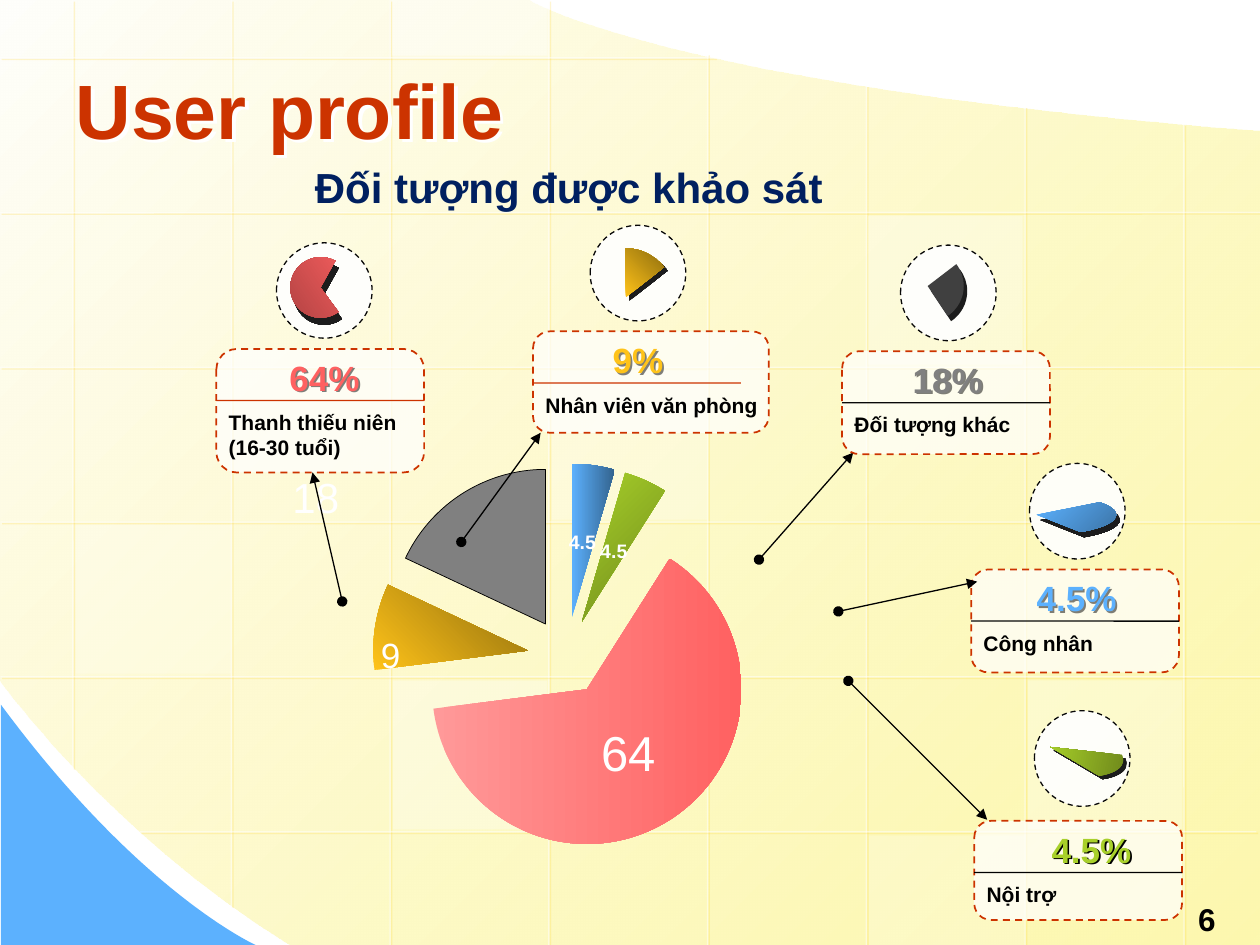
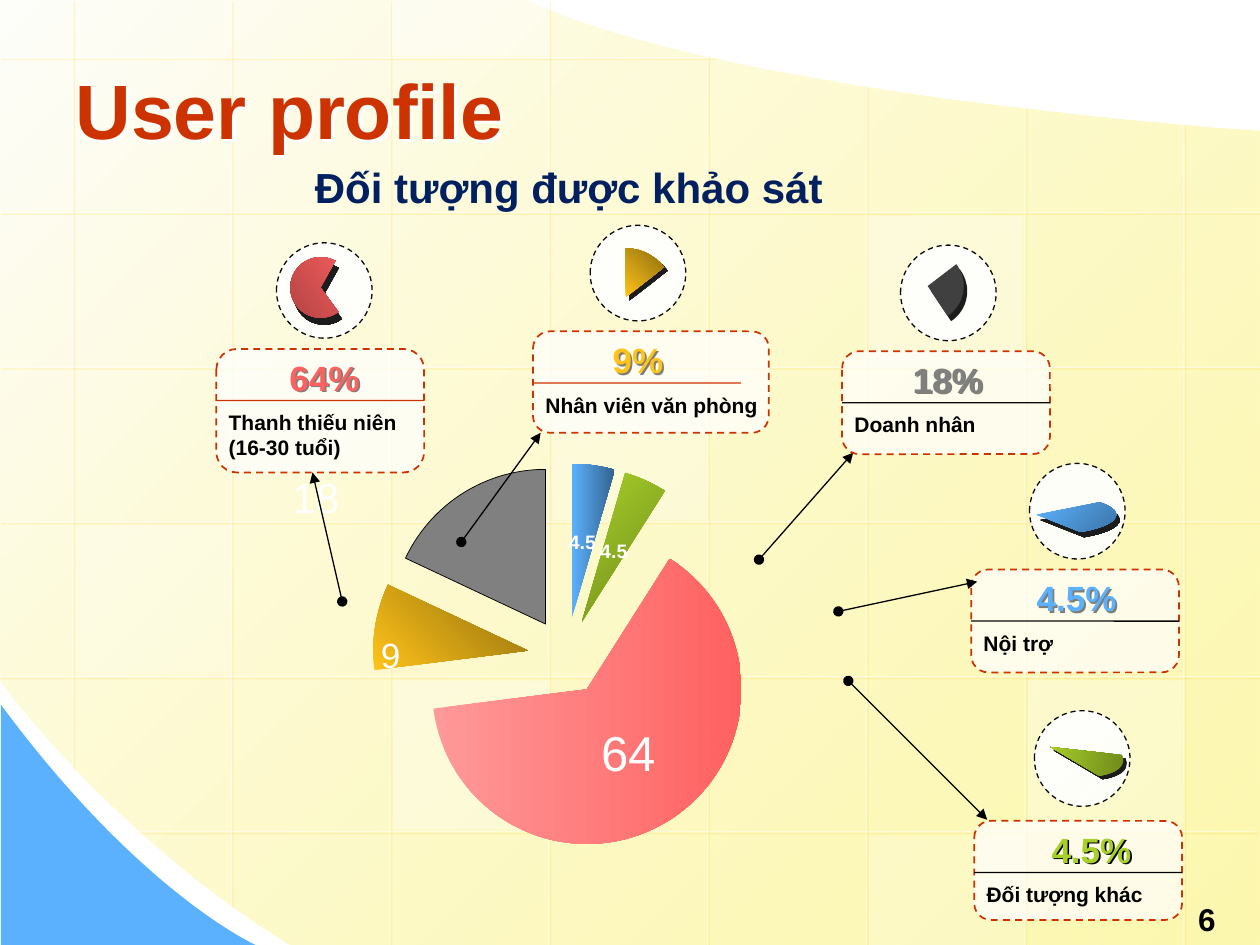
Before and after one commit to wycon/tkgd2008, a slide deck: slide 6 of PA4/4. Slide/WARM.pptx. Drawn at 1260x945 pixels with LibreOffice and Linux fonts; fonts in the diff are those of the drawing; background and template pictures are left out. Boxes give left, top, right and bottom in pixels: in the first picture for what was removed or moved away, otherwise in the second. Text is boxed around its words. In the diff, an @@ line names an element or a change of style, - is before the commit and + after.

```diff
--- a/PA4/4. Slide/WARM.pptx
+++ b/PA4/4. Slide/WARM.pptx
@@ text at (x1=854, y1=416, x2=975, y2=433): text changed @@
-Đối tượng khác
+Doanh nhân
@@ text at (x1=983, y1=635, x2=1053, y2=655): text changed @@
-Công nhân
+Nội trợ
@@ text at (x1=987, y1=886, x2=1143, y2=907): text changed @@
-Nội trợ
+Đối tượng khác
```
Also in this commit, not shown: 4 other slides changed, 1 other file.
